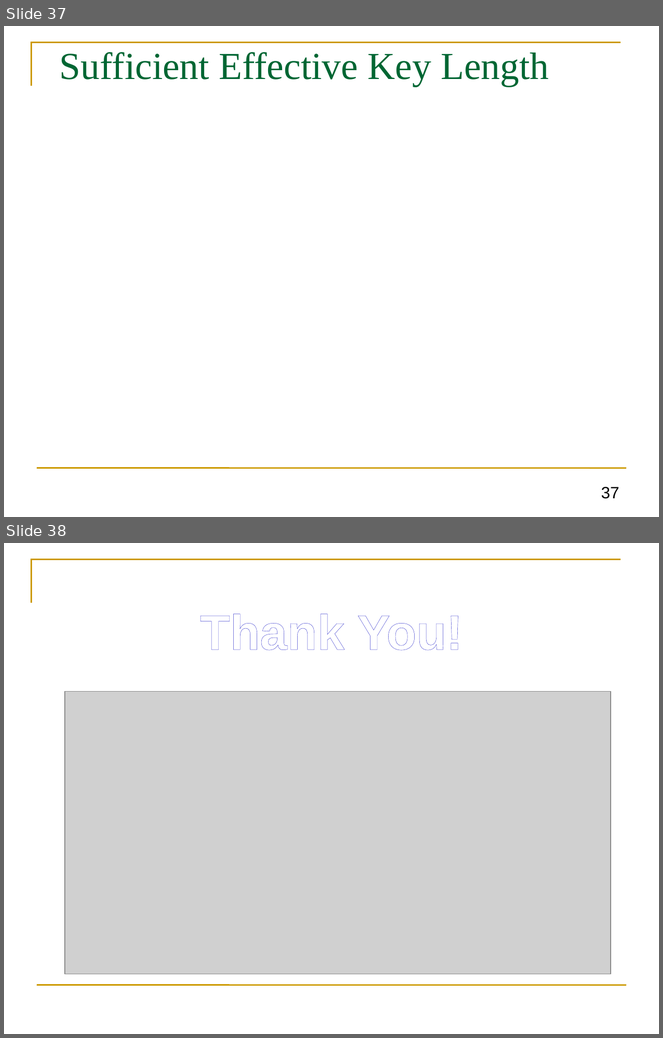
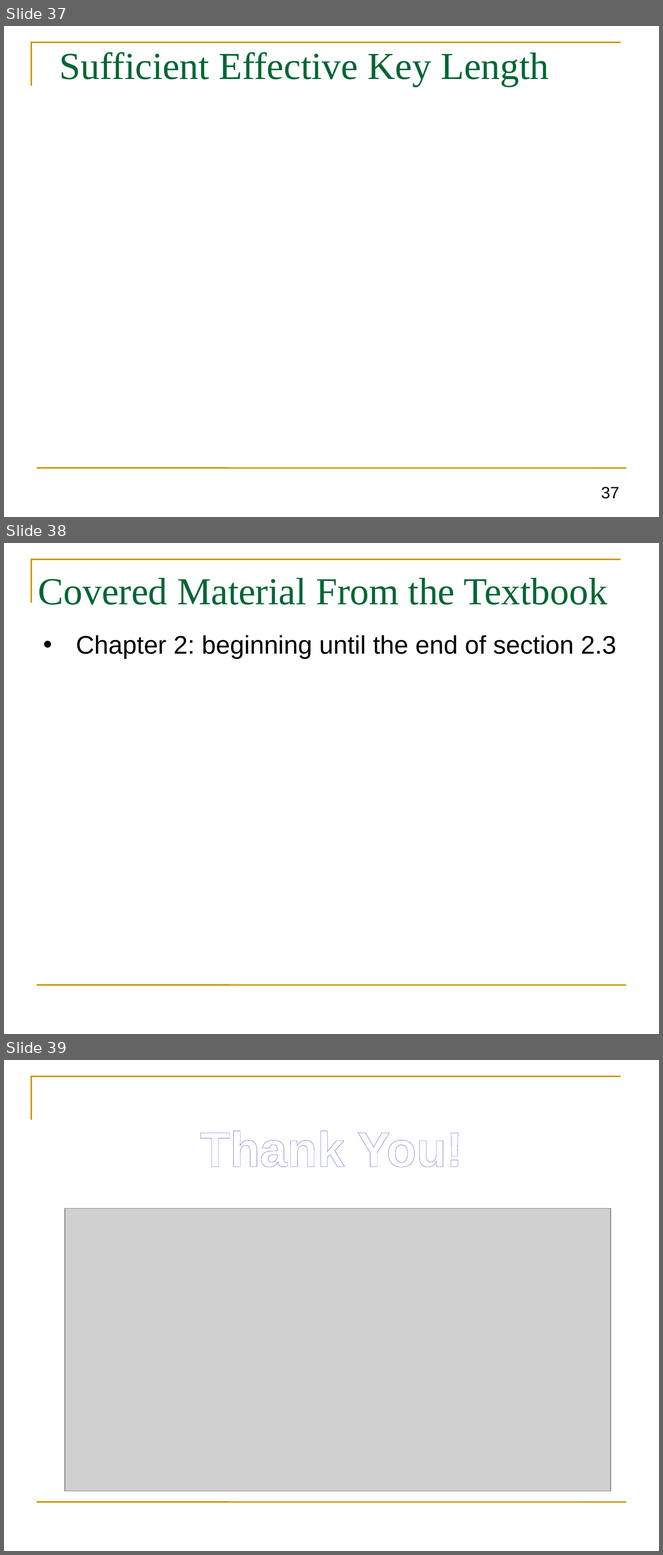
Before and after one commit to GhadaAlmashaqbeh/GhadaAlmashaqbeh.github.io, a slide deck: courses/cse3400-s2021/lecture2.pptx. Shown one above the other, each under a label of ours: slides 37 and 38 before the commit, slides 37, 38 and 39 after it. The pictures are 663x1038 and 663x1555 pixels, drawn with LibreOffice and Linux fonts; fonts in the diff are those of the drawing; grey boxes stand for pictures. Boxes give left, top, right and bottom in pixels: in the first picture for what was removed or moved away, otherwise in the second. Text is boxed around its words. In the diff, an @@ line names an element or a change of style, - is before the commit and + after.

Commit message:
update lectures

```diff
--- a/courses/cse3400-s2021/lecture2.pptx
+++ b/courses/cse3400-s2021/lecture2.pptx
@@ slide 38 added at (x1=4, y1=543, x2=659, y2=1034), background #FFFFFF; not listed: 2 template elements that a slide beside it also shows @@
@@ title added at (x1=38, y1=578, x2=607, y2=605), 42 pt, text #006633 @@
+Covered Material From the Textbook
@@ text added at (x1=76, y1=635, x2=617, y2=659), 28 pt, text #000000 @@
+• Chapter 2: beginning until the end of section 2.3
@@ what was slide 38 is now slide 39 @@
```
Also in this commit, not shown: 4 other files.
